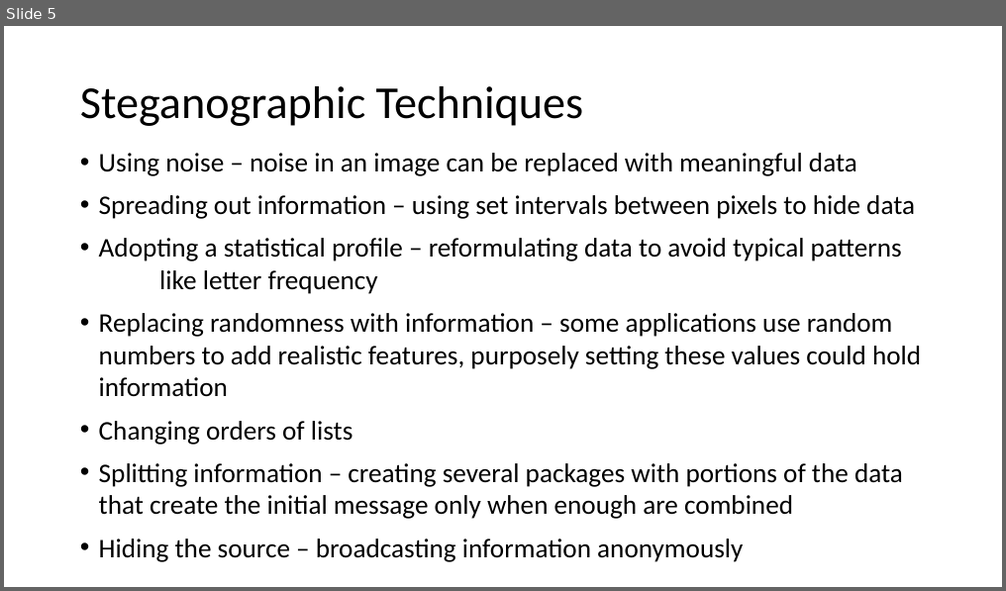
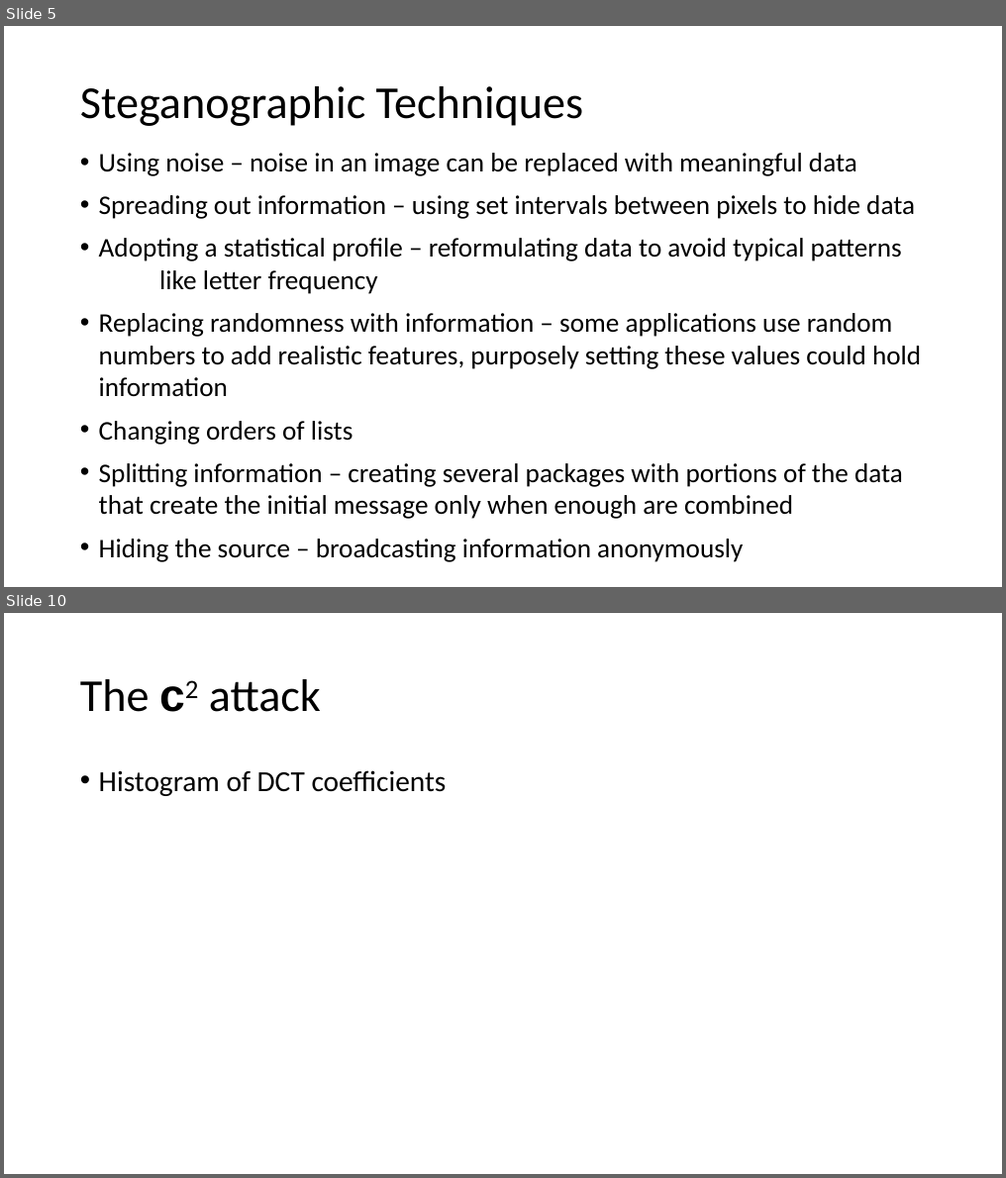
Before and after one commit to crussell2021/SteganographyProject, a slide deck: Documents/Presentation.pptx. Shown one above the other, each under a label of ours: slide 5 before the commit, slides 5 and 10 after it; the slides between them are not shown. The pictures are 1006x591 and 1006x1178 pixels, drawn with LibreOffice and Linux fonts; fonts in the diff are those of the drawing. Boxes give left, top, right and bottom in pixels: in the first picture for what was removed or moved away, otherwise in the second. Text is boxed around its words. In the diff, an @@ line names an element or a change of style, - is before the commit and + after.

```diff
--- a/Documents/Presentation.pptx
+++ b/Documents/Presentation.pptx
@@ slide 10 added at box(4, 613, 1002, 1174), background #FFFFFF @@
@@ title added at box(80, 679, 321, 712), 44 pt, text #000000 @@
+The c2 attack
@@ text added at box(99, 770, 447, 796), 28 pt, text #000000 @@
+• Histogram of DCT coefficients
```
Also in this commit, not shown: 2 slides changed, 2 other slides added, 1 slide removed.
